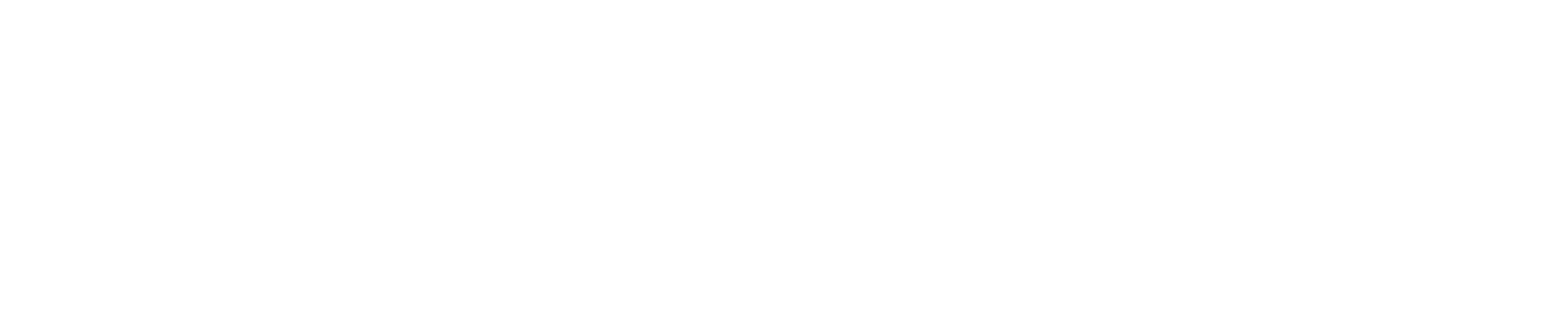
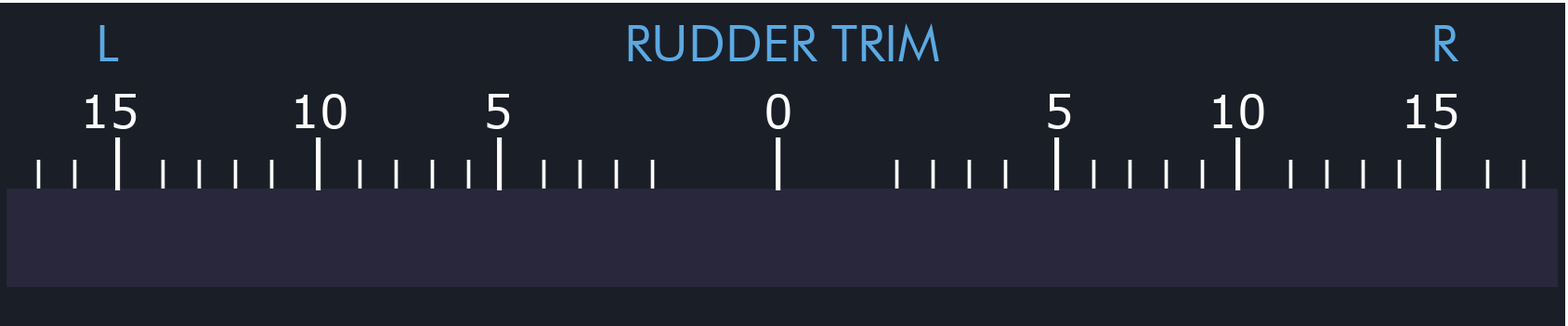
Before/after of a 1568px x 326px layered artwork. What changed in the layer stack:
hid "anim" over [732, 187, 824, 288]
showed "lines_large" over [115, 137, 1442, 191]
showed "lines_small" over [36, 159, 1527, 189]
showed "background_2" over [6, 188, 1558, 288]
showed "text_2 ...", painted on it over [99, 23, 1460, 68]
showed "text", moved it above "Background", painted on it over [85, 86, 1460, 130]
showed "Background" over [0, 2, 1566, 326]
